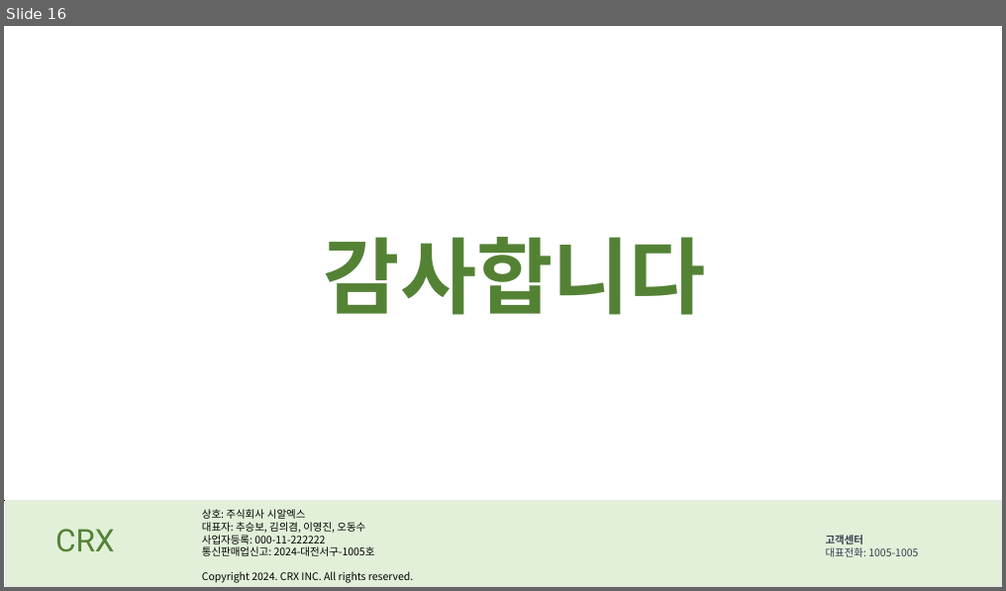
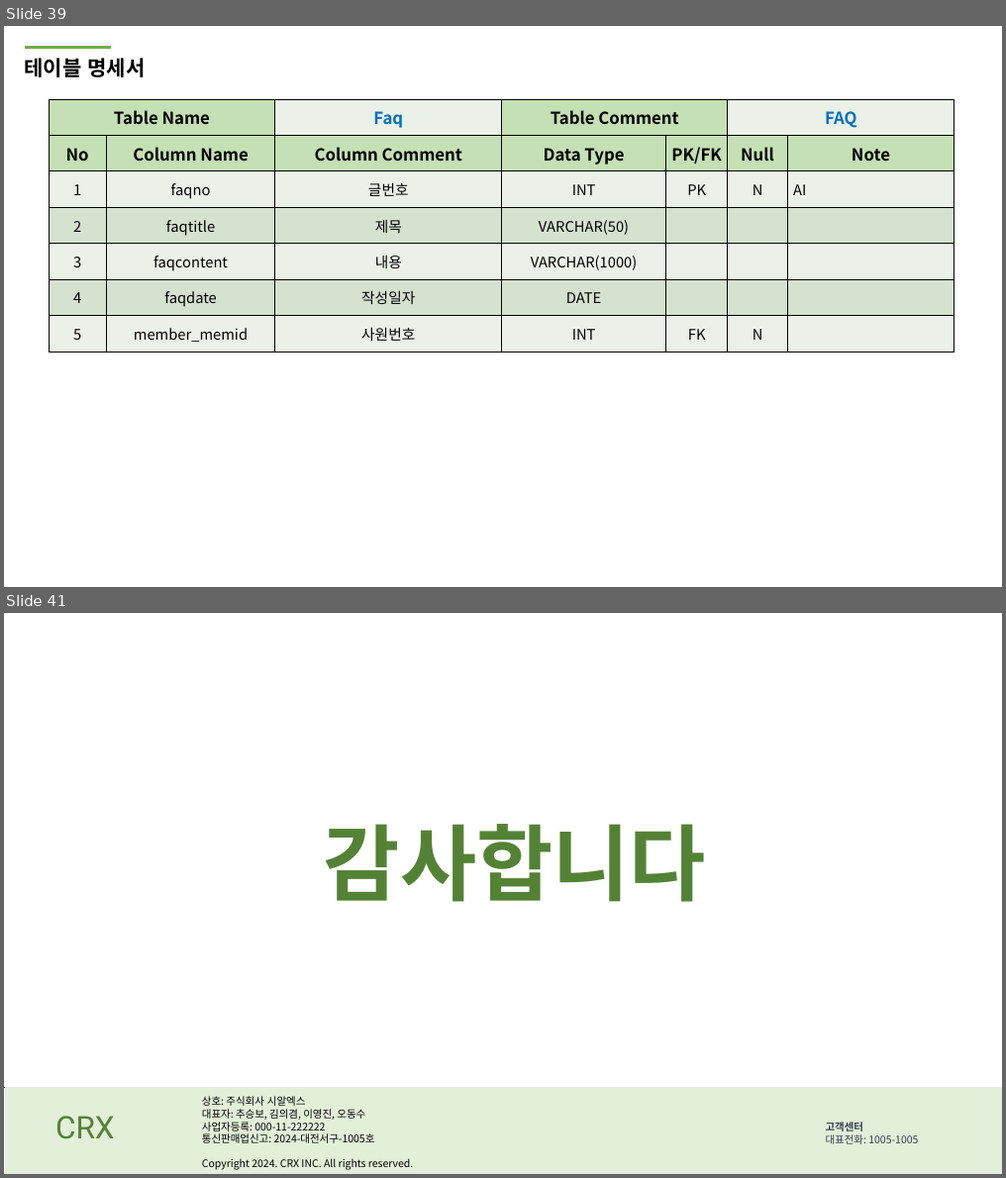
Before and after one commit to DongSooOh/trainProject, a slide deck: 5조 2차 발표자료 ppt.pptx. Shown one above the other, each under a label of ours: slide 16 before the commit, slides 39 and 41 after it; the slides between them are not shown. The pictures are 1006x591 and 1006x1178 pixels, drawn with LibreOffice and Linux fonts; fonts in the diff are those of the drawing. Boxes give left, top, right and bottom in pixels: in the first picture for what was removed or moved away, otherwise in the second. Text is boxed around its words. In the diff, an @@ line names an element or a change of style, - is before the commit and + after.

```diff
--- a/5조 2차 발표자료 ppt.pptx
+++ b/5조 2차 발표자료 ppt.pptx
@@ slide 39 added at [4, 26, 1002, 587], background #FFFFFF @@
@@ line added from (25, 47) to (111, 47), #70AD47 3 pt @@
@@ text added at [25, 58, 146, 77], 20 pt, text #000000, bold @@
+테이블 명세서
@@ table added at [49, 99, 955, 352], 7 rows, 7 columns @@
+Table Name |  | Faq | Table Comment |  | FAQ | 
+No | Column Name | Column Comment | Data Type | PK/FK | Null | Note
+1 | faqno | 글번호 | INT | PK | N | AI
+2 | faqtitle | 제목 | VARCHAR(50) |  |  | 
+3 | faqcontent | 내용 | VARCHAR(1000) |  |  | 
+4 | faqdate | 작성일자 | DATE |  |  | 
+5 | member_memid | 사원번호 | INT | FK | N | 
@@ what was slide 16 is now slide 41 @@
```
Also in this commit, not shown: 3 slides changed, 28 other slides added, 4 slides removed.
